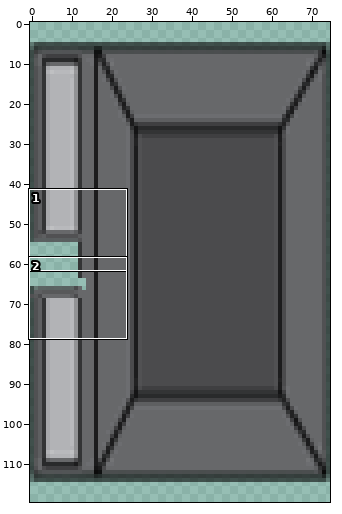
Edited in one commit: sprite sheet (KittinCellProjectV0/images/Feeder.png). The first picture is a wide view before the edit; the outline marks the close-up.
Close-up. Before the commit:
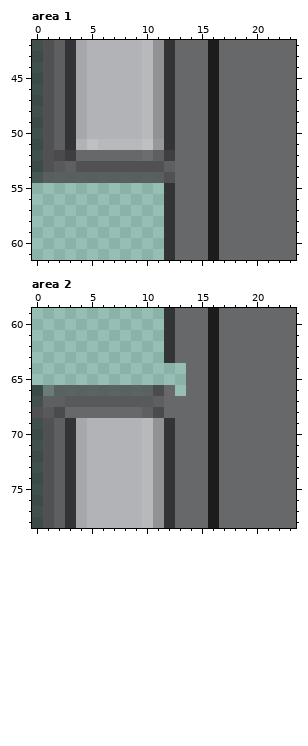
The file is 75x110 pixels. Pixels under 10% opacity are left out. Colours within 5 levels of each other are drawn and written as one. Shown: area 1: x 0..23, y 42..61; area 2: x 0..23, y 59..78. The old version is drawn lined up with the new one, on the new canvas. The commit also changed other parts of the picture, which this record leaves out.
Now the later version:
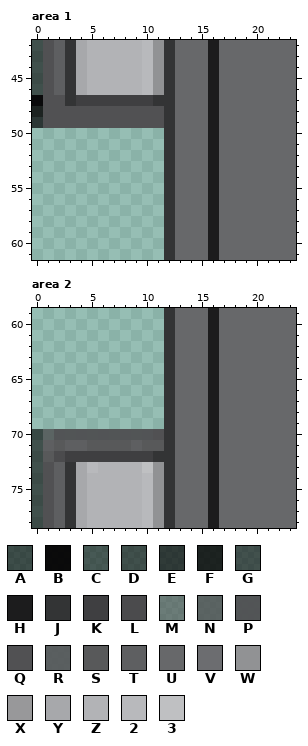
Palette (. is transparent): A #01010199  B #060506f7  C #0909098e  D #0909099b  E #090909b9  F #090909db  G #121313a3  H #1c1c1d  J #333435  K #3f3f41  L #4b4b4d  M #4c4d4e95  N #4c4d4eca  P #505153f6  Q #515153  R #555658ea  S #58595a  T #5e5f61  U #67686a  V #6c6d70  W #919294  X #98989a  Y #a7a8ab  Z #b2b3b6  2 #b8b9bc  3 #bfc0c2
Change:
canvas 75x110 -> 75x120, the old top-left corner now at 0,5
Changed rows in their new state; - is an unchanged pixel.
Area 1:
first column x 0:
47 B-Q-KKKKKKKJ-
48 F-QQQQQQQQQQ-
49 E-QQQQQQQQQQ-
50 ............-
51 ............-
52 ............J
53 ............J
54 ............J
Area 2:
first column x 0:
64 ------------JU
65 ------------JU
66 ............JU
67 ............J-
68 ............J-
69 ............--
70 ANPPPPPPPPPQ--
71 -TSTTSSSSTSS--
72 -SLKKKKKKKKJ--
73 -----2----3---
